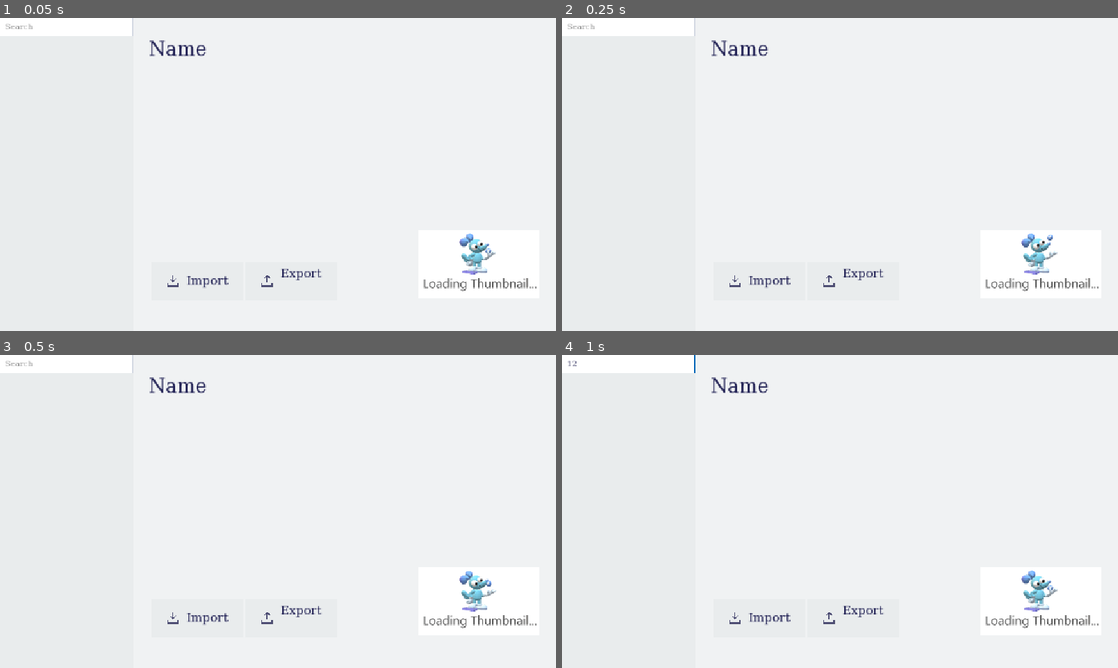
Above: before the commit, frames 1-4 (two rows, left to right).
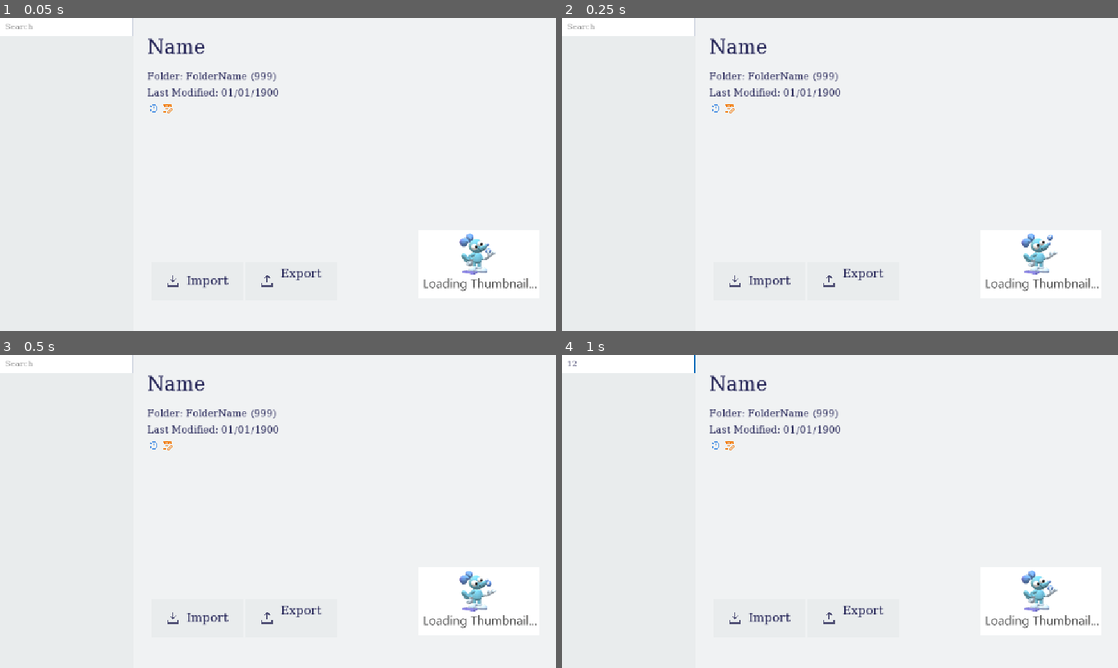
Above: after the commit, the same moments.

Repository: silkycell/Paint-3D-Project-Manager
Game: Godot game, scene res://menu/projects/projects_menu.tscn
The game is run twice, just before and just after one commit, with the same random seed, the same clock (stepped at 60 frames per second) and the same inputs.
Inputs (mouse positions are in pixels of both pictures, inside the frame that each line leads up to):
- Up to frame 1 (0.05 s): no input
- Up to frame 2 (0.25 s): no input
- Up to frame 3 (0.5 s): no input
- Up to frame 4 (1 s): click (628, 364) at 0.52 s; type "12" at 0.6 s

The runs differ from the first frame. In frame 1, 1.0% of the frame differs, in the area x 26-50%, y 6-31%; in frame 2, 1.0%; in frame 3, 1.0%; in frame 4, 1.0%.

Commit message:
add project info

Diff:
--- a/backend/projects/project.gd
+++ b/backend/projects/project.gd
@@ -13,6 +13,12 @@
 var version:float = 0
 var is_recovered:bool = false
 var is_previously_saved:bool = false
+
+var timestamp:float:
+	get:
+		return (date_time - 116444736000000000) / 10000000
+	set(value):
+		date_time = 10000000 * value + 116444736000000000
 
 var project_folder:String = "":
 	get:
--- a/menu/menu_theme.tres
+++ b/menu/menu_theme.tres
@@ -91,7 +91,8 @@
 Button/styles/normal = SubResource("StyleBoxFlat_5mbye")
 Button/styles/pressed = SubResource("StyleBoxFlat_xf5y8")
 Fonts/fonts/normal = SubResource("SystemFont_fvwaa")
-HeaderLarge/font_sizes/font_size = 24
+HeaderLarge/font_sizes/font_size = 40
+HeaderMedium/font_sizes/font_size = 20
 Label/colors/font_color = Color(0.133333, 0.133333, 0.333333, 1)
 Label/font_sizes/font_size = 16
 Label/fonts/font = SubResource("SystemFont_fvwaa")
--- a/menu/projects/project_button.tscn
+++ b/menu/projects/project_button.tscn
@@ -1,5 +1,6 @@
-[gd_scene load_steps=5 format=3 uid="uid://1ekevq728ude"]
+[gd_scene load_steps=6 format=3 uid="uid://1ekevq728ude"]
 
+[ext_resource type="Theme" uid="uid://eno3kw6ga4uf" path="res://menu/menu_theme.tres" id="1_lnuqr"]
 [ext_resource type="Script" path="res://menu/projects/project_button.gd" id="1_ocnbv"]
 [ext_resource type="Texture2D" uid="uid://dmiwlb5w87nbk" path="res://menu/projects/recovered_icon.svg" id="2_ckvyy"]
 [ext_resource type="Texture2D" uid="uid://b4p7o2hqgvb13" path="res://menu/projects/thumbnail_loading.tres" id="2_hjql8"]
@@ -12,6 +13,7 @@
 anchor_bottom = 0.086
 offset_right = -0.328003
 offset_bottom = 0.271999
+theme = ExtResource("1_lnuqr")
 theme_type_variation = &"FlatButton"
 clip_text = true
 script = ExtResource("1_ocnbv")
@@ -65,7 +67,6 @@
 offset_bottom = 0.0239944
 grow_horizontal = 2
 grow_vertical = 2
-theme_override_font_sizes/font_size = 15
 text = "wwwwwwwwwwwwwwwwwwwwww"
 horizontal_alignment = 1
 vertical_alignment = 1
--- /dev/null
+++ b/menu/projects/project_info.gd
@@ -0,0 +1,47 @@
+extends VBoxContainer
+
+const PROJECT_PATH_TEMPLATE = "Project Path: %s"
+const PROJECT_TIME_TEMPLATE = "Last Modified: %s %s"
+
+const USE_12_HOUR = true
+
+@onready var project_name = $ProjectName
+@onready var project_path = $ProjectPath
+@onready var project_data = $ProjectData
+
+@onready var recovered_icon = $IconBox/RecoveredIcon
+@onready var unsaved_icon = $IconBox/UnsavedIcon
+
+func select_project(project:Project):
+	project_name.text = project.name
+	project_path.text = PROJECT_PATH_TEMPLATE % project.project_folder
+
+	var timezone = Time.get_time_zone_from_system()
+	var bias_in_sec = timezone.bias * 60
+
+	var date_dict = Time.get_date_dict_from_unix_time(project.timestamp)
+	var time_dict = Time.get_time_dict_from_unix_time(project.timestamp + bias_in_sec)
+
+	var year = str(date_dict.year).lpad(4, "0")
+	var month = str(date_dict.month).lpad(2, "0")
+	var day = str(date_dict.day).lpad(2, "0")
+
+	var period = ""
+	if USE_12_HOUR:
+		period = "AM"
+
+		if time_dict.hour >= 12:
+			period = "PM"
+			time_dict.hour %= 12
+
+	var hour = str(time_dict.hour).lpad(2, "0")
+	var minute = str(time_dict.minute).lpad(2, "0")
+	var second = str(time_dict.second).lpad(2, "0")
+
+	var date_string = "%s/%s/%s" % [day, month, year]
+	var time_string = "%s:%s:%s %s" % [hour, minute, second, period]
+
+	project_data.text = PROJECT_TIME_TEMPLATE % [date_string, time_string]
+
+	recovered_icon.visible = project.is_recovered
+	unsaved_icon.visible = !project.is_previously_saved
--- a/menu/projects/project_panel.gd
+++ b/menu/projects/project_panel.gd
@@ -3,14 +3,14 @@
 
 const THUMBNAIL_LOADING = preload("res://menu/projects/thumbnail_loading.tres")
 
-@onready var project_name = $ProjectName
+@onready var project_info = $ProjectInfo
 @onready var thumbnail = $Thumbnail
 
 var selected_project:Project:
 	set(value):
 		selected_project = value
 
-		project_name.text = selected_project.name
+		project_info.select_project(selected_project)
 
 		if selected_project.thumbnail == null:
 			thumbnail.texture = THUMBNAIL_LOADING
--- a/menu/projects/projects_menu.tscn
+++ b/menu/projects/projects_menu.tscn
@@ -6,9 +6,12 @@
 [ext_resource type="Script" path="res://menu/projects/project_panel.gd" id="2_qt3du"]
 [ext_resource type="Script" path="res://menu/projects/import/import_button.gd" id="3_hxtem"]
 [ext_resource type="Script" path="res://menu/projects/export/export_button.gd" id="3_ijuv3"]
+[ext_resource type="Script" path="res://menu/projects/project_info.gd" id="5_5k1ix"]
 [ext_resource type="Texture2D" uid="uid://dtwwh0dxlmuu5" path="res://menu/projects/import_icon.svg" id="5_b8a6r"]
 [ext_resource type="Script" path="res://menu/projects/export/export_handler.gd" id="5_qthqx"]
 [ext_resource type="Script" path="res://menu/projects/export/export_progress_panel.gd" id="6_5afnv"]
+[ext_resource type="Texture2D" uid="uid://dmiwlb5w87nbk" path="res://menu/projects/recovered_icon.svg" id="6_k7bqp"]
+[ext_resource type="Texture2D" uid="uid://cwg218gfds8ys" path="res://menu/projects/unsaved_icon.svg" id="7_2rhru"]
 [ext_resource type="Texture2D" uid="uid://bphdjjy1s8vl5" path="res://menu/projects/export_icon.svg" id="8_e514j"]
 [ext_resource type="Script" path="res://menu/projects/import/import_handler.gd" id="8_gtaak"]
 [ext_resource type="Texture2D" uid="uid://b4p7o2hqgvb13" path="res://menu/projects/thumbnail_loading.tres" id="9_rfehh"]
@@ -69,21 +72,62 @@
 size_flags_horizontal = 3
 script = ExtResource("2_qt3du")
 
-[node name="ProjectName" type="Label" parent="HBoxContainer/ProjectPanel"]
-layout_mode = 1
-anchors_preset = -1
-anchor_right = 0.998
-anchor_bottom = 0.201
-offset_left = 33.0
-offset_top = 3.0
-offset_right = -0.186035
-offset_bottom = -0.248001
+[node name="ProjectInfo" type="VBoxContainer" parent="HBoxContainer/ProjectPanel"]
+layout_mode = 1
+anchors_preset = -1
+anchor_right = 1.0
+anchor_bottom = 0.574
+offset_left = 30.0
+offset_top = 22.0
+offset_bottom = 0.0480042
+grow_horizontal = 2
+grow_vertical = 2
+script = ExtResource("5_5k1ix")
+
+[node name="ProjectName" type="Label" parent="HBoxContainer/ProjectPanel/ProjectInfo"]
+custom_minimum_size = Vector2(0, 80)
+layout_mode = 2
 theme_type_variation = &"HeaderLarge"
-theme_override_font_sizes/font_size = 40
 text = "Name"
 vertical_alignment = 1
 autowrap_mode = 3
 text_overrun_behavior = 4
+
+[node name="ProjectPath" type="Label" parent="HBoxContainer/ProjectPanel/ProjectInfo"]
+custom_minimum_size = Vector2(0, 30)
+layout_mode = 2
+theme_type_variation = &"HeaderMedium"
+text = "Folder: FolderName (999)"
+vertical_alignment = 1
+autowrap_mode = 3
+text_overrun_behavior = 4
+
+[node name="ProjectData" type="Label" parent="HBoxContainer/ProjectPanel/ProjectInfo"]
+custom_minimum_size = Vector2(0, 30)
+layout_mode = 2
+theme_type_variation = &"HeaderMedium"
+text = "Last Modified: 01/01/1900"
+vertical_alignment = 1
+autowrap_mode = 3
+text_overrun_behavior = 4
+
+[node name="IconBox" type="HBoxContainer" parent="HBoxContainer/ProjectPanel/ProjectInfo"]
+custom_minimum_size = Vector2(0, 25)
+layout_mode = 2
+
+[node name="RecoveredIcon" type="TextureRect" parent="HBoxContainer/ProjectPanel/ProjectInfo/IconBox"]
+layout_mode = 2
+tooltip_text = "Recovered"
+texture = ExtResource("6_k7bqp")
+expand_mode = 2
+stretch_mode = 5
+
+[node name="UnsavedIcon" type="TextureRect" parent="HBoxContainer/ProjectPanel/ProjectInfo/IconBox"]
+layout_mode = 2
+tooltip_text = "Not Previously Saved"
+texture = ExtResource("7_2rhru")
+expand_mode = 2
+stretch_mode = 5
 
 [node name="Buttons" type="HBoxContainer" parent="HBoxContainer/ProjectPanel"]
 layout_mode = 1
Not shown: 1 places in menu/projects/projects_menu.tscn that only renumber resources
